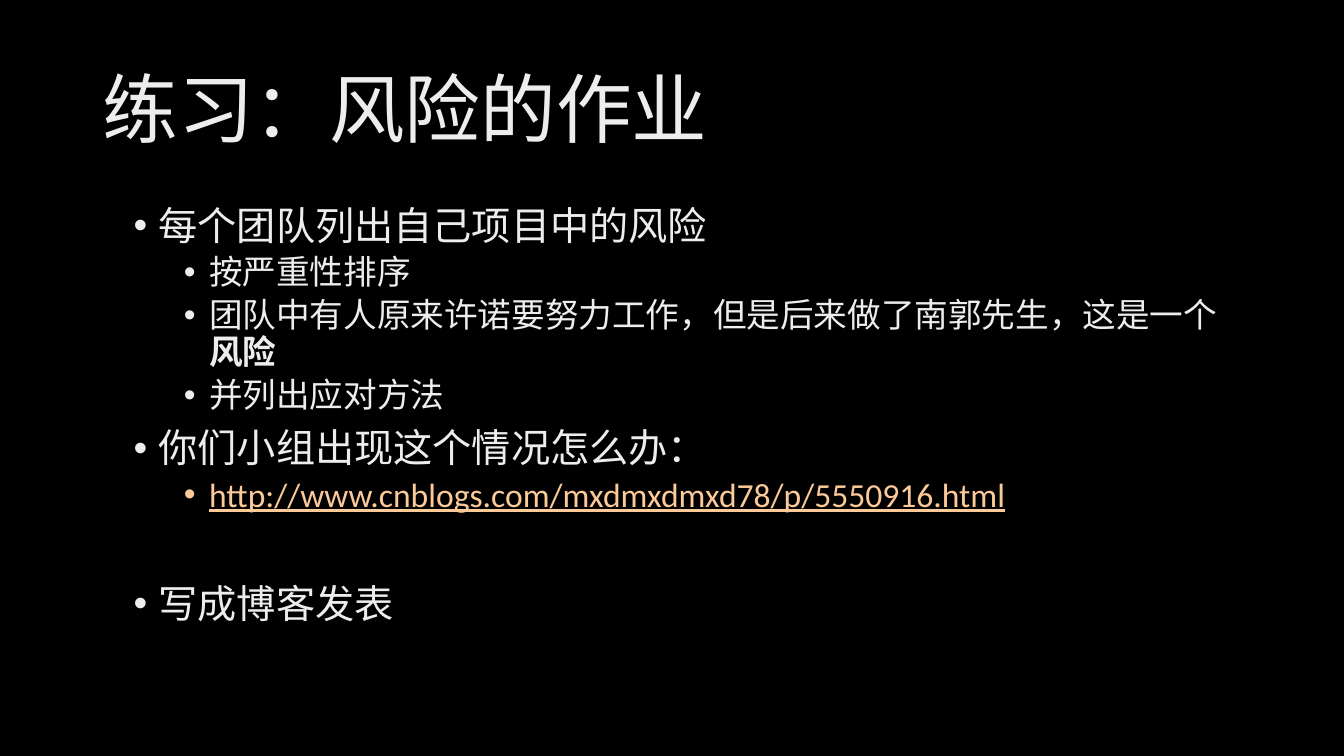
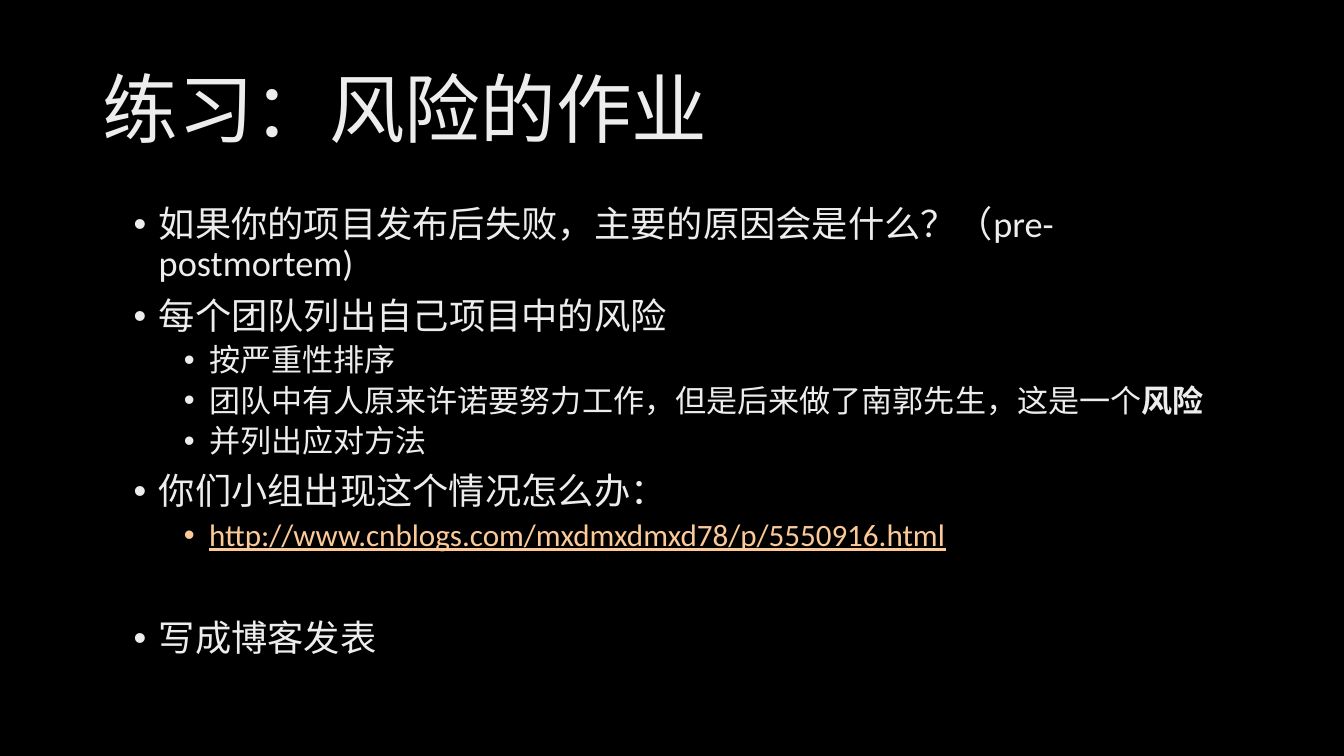
Before and after one commit to xinase/ASE, a slide deck: slide 46 of chapter9/ASE_9_program_manager.pptx (slide 48 before the commit). Drawn at 1344x756 pixels with LibreOffice and Linux fonts; fonts in the diff are those of the drawing; background and template pictures are left out. Boxes give left, top, right and bottom in pixels: in the first picture for what was removed or moved away, otherwise in the second. Text is boxed around its words. In the diff, an @@ line names an element or a change of style, - is before the commit and + after.

```diff
--- a/chapter9/ASE_9_program_manager.pptx
+++ b/chapter9/ASE_9_program_manager.pptx
@@ text at (x1=159, y1=206, x2=1054, y2=282): paragraph added @@
+• 如果你的项目发布后失败，主要的原因会是什么？（pre-postmortem)
@@ text at (x1=159, y1=298, x2=1204, y2=654): size 28 to 25.9 pt in "每个团队列出自己项目中的风险", "你们小组出现这个情况怎么办：", "写成博客发表"; size 24 to 22.2 pt in "按严重性排序", "团队中有人原来许诺要努力工作，但是后来做了南郭先生，这是一个风险", "并列出应对方法", "http://www.cnblogs.com/mxdmxdmxd78/p/5550916.html" @@
```
Also in this commit, not shown: 3 other slides changed, 2 slides removed.
